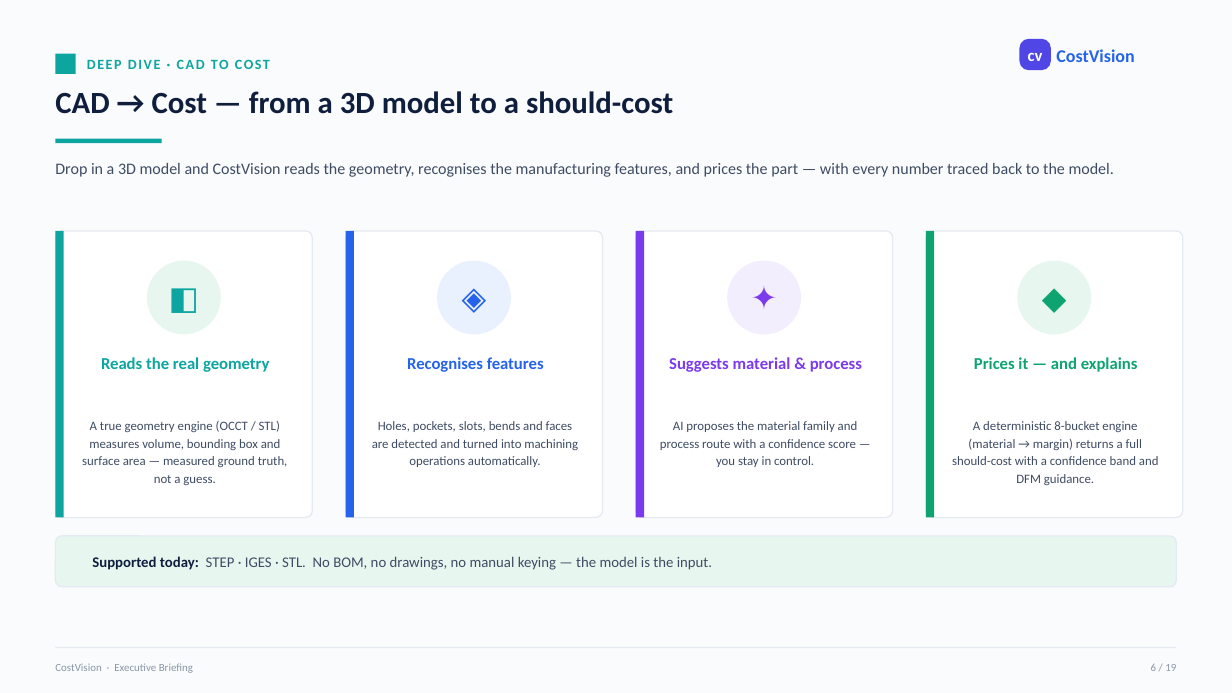
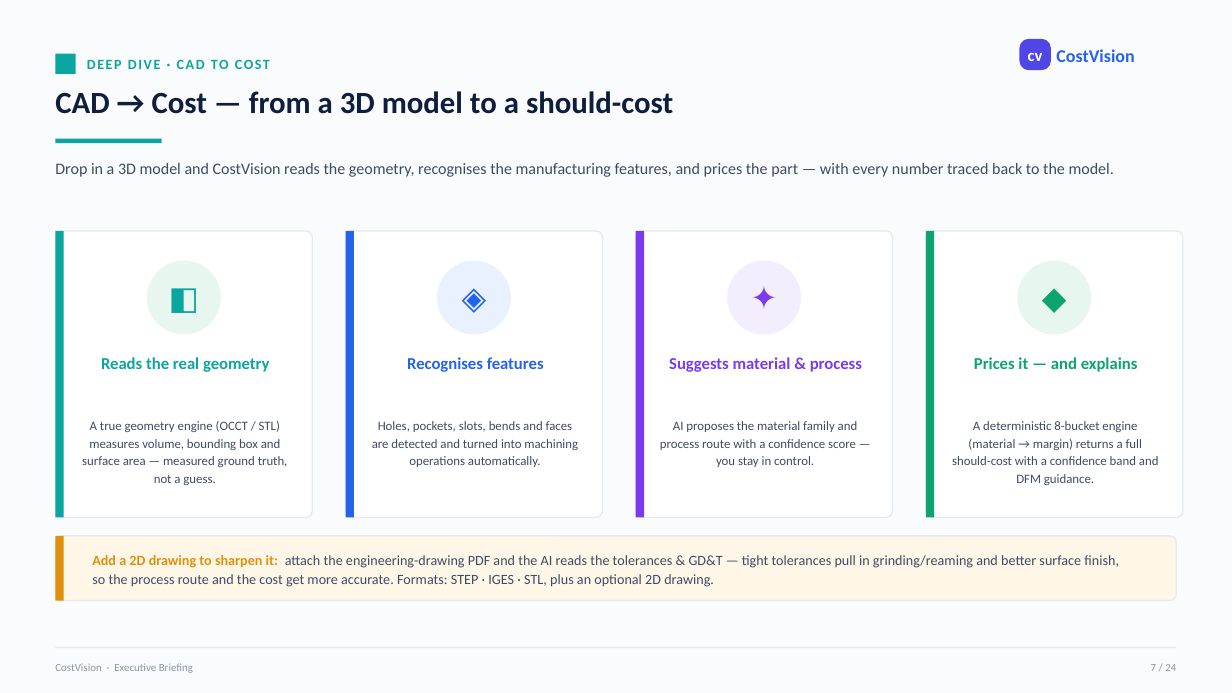
Before and after one commit to bhosaleavinash546/leamington-marathi, a slide deck: slide 7 of CostVision-Platform-Executive-Briefing.pptx (slide 6 before the commit). Drawn at 1232x693 pixels with LibreOffice and Linux fonts; fonts in the diff are those of the drawing. Boxes give left, top, right and bottom in pixels: in the first picture for what was removed or moved away, otherwise in the second. Text is boxed around its words. In the diff, an @@ line names an element or a change of style, - is before the commit and + after.

```diff
--- a/CostVision-Platform-Executive-Briefing.pptx
+++ b/CostVision-Platform-Executive-Briefing.pptx
@@ rounded rectangle: place and size @@
-rounded rectangle at [55,536,1177,587]
+rounded rectangle at [55,536,1177,601]
@@ rounded rectangle at [55,536,1177,601]: fill #E7F7F0 to #FEF6E7; proportions changed @@
@@ rectangle added at [55,536,64,601], fill #E0900C @@
@@ text removed at [92,556,712,570] @@
-Supported today: STEP · IGES · STL. No BOM, no drawings, no manual keying — the model is the input.
@@ text added at [92,555,1119,587], 11 pt, text #3E4C63 @@
+Add a 2D drawing to sharpen it: attach the engineering-drawing PDF and the AI reads the tolerances & GD&T — tight tolerances pull in grinding/reaming and better surface finish, so the process route and the cost get more accurate. Formats: STEP · IGES · STL, plus an optional 2D drawing.
@@ text at [1151,664,1176,671]: text changed @@
-6 / 19
+7 / 24
```
Also in this commit, not shown: 16 other slides changed, 5 slides added.
